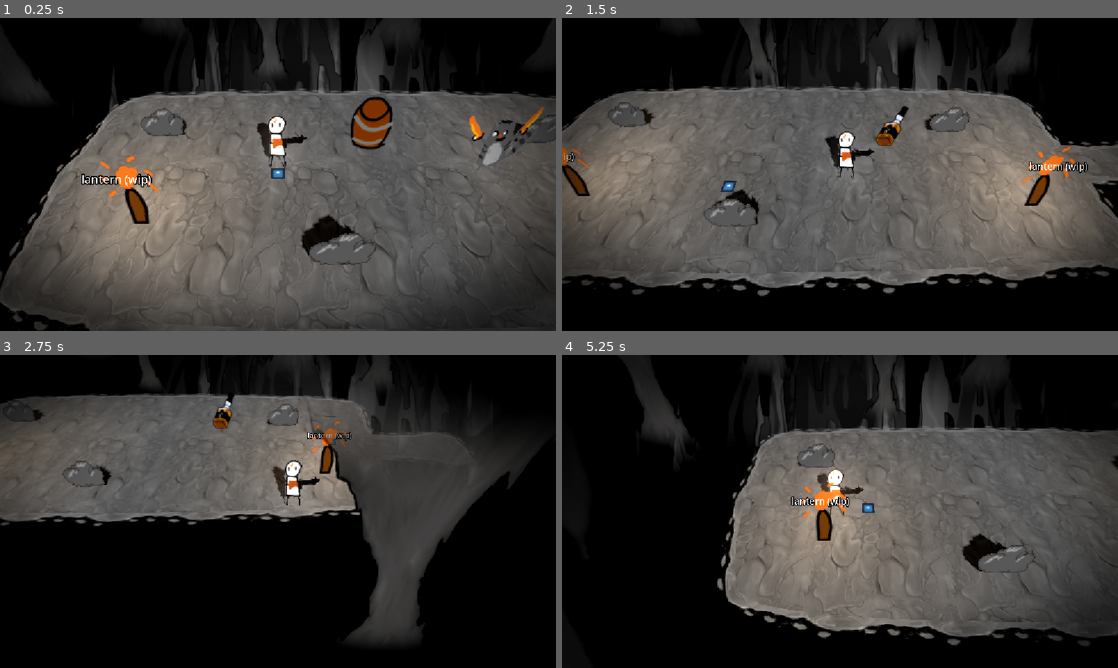
Above: before the commit, frames 1-4 (two rows, left to right).
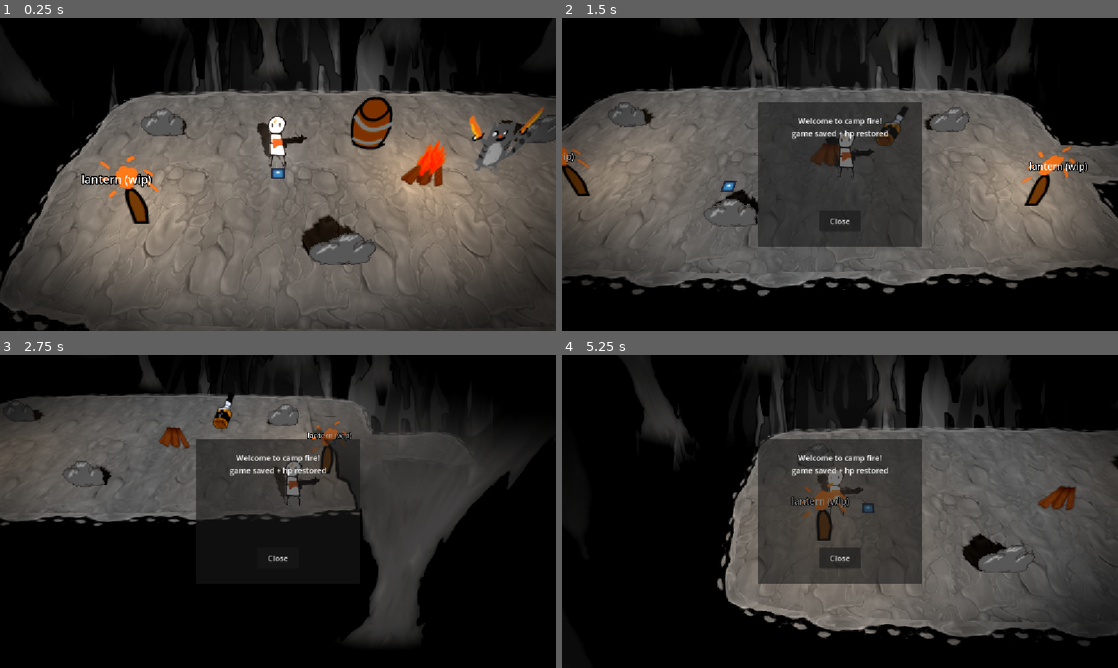
Above: after the commit, the same moments.

Repository: gmuGADIG/DEADSHOT
Game: Godot game, scene res://test_scenes/demo1/demo_a.tscn
Same seed, same stepped clock (60 frames per second), same inputs: the game is played once before the commit and once after it. This scene is started directly instead of the project's main scene. The engine's default icon, where the game draws it, is replaced by a stand-in: a white triangle on a blue panel in a dark square.
Inputs (mouse positions are in pixels of both pictures, inside the frame that each line leads up to):
- Up to frame 1 (0.25 s): no input
- Up to frame 2 (1.5 s): move the mouse to (962, 158) at 0.52 s; press the mouse at (962, 158) at 0.53 s; hold D (move_right) 0.53-1.28 s; tap E (interact) at 0.8, 1.35 s; move the mouse to (728, 190) at 1.27 s; release the mouse at (728, 190) at 1.28 s; hold S (move_down) from 1.28 s (still down)
- Up to frame 3 (2.75 s): click (166, 527) at 1.55 s; move the mouse to (333, 442) at 2.02 s; release S (move_down) at 2.03 s; press the mouse at (333, 442) at 2.03 s; hold D (move_right) from 2.03 s (still down); tap E (interact) at 2.3 s
- Up to frame 4 (5.25 s): move the mouse to (812, 574) at 2.77 s; release D (move_right) at 2.78 s; release the mouse at (812, 574) at 2.78 s; hold W (move_up) 2.78-3.53 s; tap E (interact) at 2.85 s; click (812, 574) at 3.05 s; move the mouse to (1006, 558) at 3.52 s; hold E (interact) 3.53-4.28 s; hold A (move_left) 3.53-5.03 s; tap Space (roll) at 3.6 s; move the mouse to (673, 464) at 4.27 s; right-click (673, 464) at 4.35 s; click (673, 464) at 4.55 s; move the mouse to (867, 511) at 5.02 s; press the mouse at (867, 511) at 5.03 s; hold S (move_down) from 5.03 s (still down)

The runs differ from the first frame. In frame 1, 11% of the frame differs, in the area x 58-92%, y 28-82%; in frame 2, 13%; in frame 3, 6.6%; in frame 4, 13%, in the area x 35-93%, y 26-74%.

Commit message:
Improved campfire visuals and menu

Diff:
--- /dev/null
+++ b/menu/campfire_menu/campfire_menu.gd
@@ -0,0 +1,10 @@
+class_name CampfireMenu
+extends Control
+
+static var instance: CampfireMenu
+
+func _init() -> void:
+	instance = self
+
+func _on_close_pressed() -> void:
+	queue_free()
--- a/menu/campfire_menu/campfire_menu.tscn
+++ b/menu/campfire_menu/campfire_menu.tscn
@@ -1,16 +1,58 @@
-[gd_scene format=3 uid="uid://bls8mp0x10le2"]
+[gd_scene load_steps=2 format=3 uid="uid://bls8mp0x10le2"]
+
+[ext_resource type="Script" uid="uid://diivajb5h6s00" path="res://menu/campfire_menu/campfire_menu.gd" id="1_w7cwq"]
 
 [node name="CampfireMenu" type="Control"]
 layout_mode = 3
-anchors_preset = 0
+anchors_preset = 15
+anchor_right = 1.0
+anchor_bottom = 1.0
+grow_horizontal = 2
+grow_vertical = 2
+script = ExtResource("1_w7cwq")
 
 [node name="Panel" type="Panel" parent="."]
-layout_mode = 0
-offset_right = 173.0
-offset_bottom = 40.0
+custom_minimum_size = Vector2(9.355, 7.23)
+layout_mode = 1
+anchors_preset = 8
+anchor_left = 0.5
+anchor_top = 0.5
+anchor_right = 0.5
+anchor_bottom = 0.5
+offset_left = -170.0
+offset_top = -149.99998
+offset_right = 170.0
+offset_bottom = 150.0
+grow_horizontal = 2
+grow_vertical = 2
 
 [node name="Label" type="Label" parent="Panel"]
-layout_mode = 0
-offset_right = 169.0
-offset_bottom = 23.0
-text = "Welcome to camp fire"
+layout_mode = 1
+anchors_preset = 5
+anchor_left = 0.5
+anchor_right = 0.5
+offset_left = -84.5
+offset_top = 26.999985
+offset_right = 84.5
+offset_bottom = 49.999985
+grow_horizontal = 2
+text = "Welcome to camp fire!
+game saved + hp restored"
+horizontal_alignment = 1
+
+[node name="Close" type="Button" parent="Panel"]
+layout_mode = 1
+anchors_preset = 7
+anchor_left = 0.5
+anchor_top = 1.0
+anchor_right = 0.5
+anchor_bottom = 1.0
+offset_left = -43.0
+offset_top = -75.0
+offset_right = 43.0
+offset_bottom = -32.0
+grow_horizontal = 2
+grow_vertical = 0
+text = "Close"
+
+[connection signal="pressed" from="Panel/Close" to="." method="_on_close_pressed"]
--- a/systems/interaction/Interactable.tscn
+++ /dev/null
@@ -1,13 +0,0 @@
-[gd_scene load_steps=3 format=3 uid="uid://3q1vp7v05vlp"]
-
-[ext_resource type="Script" uid="uid://bk20kngis5pvk" path="res://systems/interaction/interactable.gd" id="1_xf0bd"]
-
-[sub_resource type="CylinderShape3D" id="CylinderShape3D_xbhj0"]
-
-[node name="Interactable" type="Area3D"]
-collision_layer = 4
-collision_mask = 0
-script = ExtResource("1_xf0bd")
-
-[node name="CollisionShape3D" type="CollisionShape3D" parent="."]
-shape = SubResource("CylinderShape3D_xbhj0")
--- a/systems/interaction/Interactor.tscn
+++ /dev/null
@@ -1,14 +0,0 @@
-[gd_scene load_steps=3 format=3 uid="uid://dikovob442lxv"]
-
-[ext_resource type="Script" uid="uid://cwjxwkxciij4o" path="res://systems/interaction/interactor.gd" id="1_3wvjw"]
-
-[sub_resource type="CylinderShape3D" id="CylinderShape3D_smnib"]
-radius = 1.0
-
-[node name="Interactor" type="Area3D"]
-collision_layer = 0
-collision_mask = 2
-script = ExtResource("1_3wvjw")
-
-[node name="CollisionShape3D" type="CollisionShape3D" parent="."]
-shape = SubResource("CylinderShape3D_smnib")
--- a/test_scenes/demo1/demo_a.tscn
+++ b/test_scenes/demo1/demo_a.tscn
@@ -9,6 +9,7 @@
 [ext_resource type="Texture2D" uid="uid://48dfxh6s6pk2" path="res://world/backgrounds/cavern_bg.png" id="8_6otf1"]
 [ext_resource type="PackedScene" uid="uid://dtqb8q8qomq31" path="res://world/pickups/corrupt_heart/blood_particles/blood_burst.tscn" id="8_v2m6r"]
 [ext_resource type="PackedScene" uid="uid://c8a3ul47e6b2y" path="res://world/interactables/cover/cover_boulder.tscn" id="11_lw5uw"]
+[ext_resource type="PackedScene" uid="uid://dwsraqi3f8a1l" path="res://world/interactables/campfire/campfire.tscn" id="11_shw0w"]
 [ext_resource type="PackedScene" uid="uid://crroyl2puavcb" path="res://world/decoration/floor_lantern/floor_lantern.tscn" id="12_shw0w"]
 
 [sub_resource type="NavigationMesh" id="NavigationMesh_hxoc3"]
@@ -102,3 +103,6 @@
 
 [node name="FloorLantern2" parent="." index="16" instance=ExtResource("12_shw0w")]
 transform = Transform3D(1, 0, 0, 0, 1, 0, 0, 0, 1, -4.5376377, 4.7683716e-07, 2.0982232)
+
+[node name="Campfire" parent="." index="18" instance=ExtResource("11_shw0w")]
+transform = Transform3D(1, 0, 0, 0, 1, 0, 0, 0, 1, 5.28934, 0, 0.9363847)
--- a/world/interactables/campfire/campfire.gd
+++ b/world/interactables/campfire/campfire.gd
@@ -1,32 +1,32 @@
 extends Interactable
 
-@export var health_component : Health #Might be irrelevant?
-@onready var max_health: int = Player.instance.health_component.max_health #Gets the max health index from player
-static var usedList: Array = [] #Global array of all lit campfires
-var extinguish: bool = false #Boolean if campfire is interacted with
+static var used_list: Array = [] ## Global array of all lit campfires
+var extinguish: bool = false ## Boolean if campfire is interacted with
+
 func _ready() -> void:
-	$CampfireMenu.hide()#Hides menu, control node
+	if(used_list.has(get_path())): # Checks if campfire is in global array
+		extinguish = true # Extinguishes campfire
 
-	if(usedList.has(get_path())): #Checks if campfire is in global array
-		extinguish = true; #Extinguishes campfire
-
-	if(extinguish): #Checks if campfire is extinguished, see above
-		$campfireSprite.play('extinguished')
+	if(extinguish): # Checks if campfire is extinguished, see above
+		%Sprite.play('extinguished')
 	else:
-		$campfireSprite.play('lit')
+		%Sprite.play('lit')
 
 func interact()->void:
+	if CampfireMenu.instance != null:
+		return # menu's already open; ignore
 
-	extinguish = true #Campfire has been interacted with
-	if not usedList: #If this is a new campifre will add to array
-		usedList.append(get_path())
-	$CampfireMenu.visible = not $CampfireMenu.visible
-	if(extinguish):
-		$campfireSprite.play('extinguished')
-	else:
-		$campfireSprite.play('lit')
+	if not extinguish:
+		# save game and heal player to max hp
+		Save.save_game()
+		Player.instance.health_component.heal(Player.instance.health_component.max_health)
 
+		# extinguish campfire
+		extinguish = true
+		used_list.append(get_path())
+		%Sprite.play('extinguished')
+		%Light.visible = false
 
-
-	Save.save_game()#Self Explanatory
-	Player.instance.health_component.heal(max_health)#Calls the player's health component and heals
+	# open campfire menu
+	var menu := preload("res://menu/campfire_menu/campfire_menu.tscn").instantiate()
+	add_child(menu)
--- a/world/interactables/campfire/campfire.tscn
+++ b/world/interactables/campfire/campfire.tscn
@@ -1,10 +1,12 @@
-[gd_scene load_steps=11 format=3 uid="uid://dwsraqi3f8a1l"]
+[gd_scene load_steps=10 format=3 uid="uid://dwsraqi3f8a1l"]
 
-[ext_resource type="PackedScene" uid="uid://3q1vp7v05vlp" path="res://systems/interaction/Interactable.tscn" id="1_1666o"]
 [ext_resource type="Script" uid="uid://bn6avupkkqnrl" path="res://world/interactables/campfire/campfire.gd" id="2_lvvka"]
 [ext_resource type="Texture2D" uid="uid://lxwrp6g5j1m2" path="res://world/interactables/campfire/DeadshotCamfire.png" id="3_35fmf"]
 [ext_resource type="Texture2D" uid="uid://btid4xpsasn3e" path="res://world/interactables/campfire/campfireOut.png" id="3_wx3c2"]
-[ext_resource type="PackedScene" uid="uid://bls8mp0x10le2" path="res://menu/campfire_menu/campfire_menu.tscn" id="4_35fmf"]
+
+[sub_resource type="CylinderShape3D" id="CylinderShape3D_35fmf"]
+height = 1.1269531
+radius = 1.6875
 
 [sub_resource type="AtlasTexture" id="AtlasTexture_wx3c2"]
 atlas = ExtResource("3_35fmf")
@@ -50,11 +52,25 @@
 "speed": 5.0
 }]
 
-[node name="Campfire" instance=ExtResource("1_1666o")]
+[node name="Campfire" type="Area3D"]
+collision_layer = 4
+collision_mask = 0
 script = ExtResource("2_lvvka")
 
-[node name="campfireSprite" type="AnimatedSprite3D" parent="." index="1"]
+[node name="CollisionShape3D" type="CollisionShape3D" parent="."]
+transform = Transform3D(1, 0, 0, 0, 1, 0, 0, 0, 1, 0, 0.58614206, 0)
+shape = SubResource("CylinderShape3D_35fmf")
+
+[node name="Sprite" type="AnimatedSprite3D" parent="."]
+unique_name_in_owner = true
+transform = Transform3D(1, 0, 0, 0, 0.8660254, 0.5, 0, -0.5, 0.8660254, 0, 0.7802601, 0)
+pixel_size = 0.005
 sprite_frames = SubResource("SpriteFrames_v1xqc")
 animation = &"extinguished"
 
-[node name="CampfireMenu" parent="." index="2" instance=ExtResource("4_35fmf")]
+[node name="Light" type="OmniLight3D" parent="."]
+unique_name_in_owner = true
+transform = Transform3D(1, 0, 0, 0, 1, 0, 0, 0, 1, 0, 1.2160945, 0)
+light_color = Color(1, 0.79466665, 0.56, 1)
+light_energy = 2.0
+omni_range = 15.0
Not shown, added: menu/campfire_menu/campfire_menu.gd.uid
Not shown: 1 places in test_scenes/demo1/demo_a.tscn that only renumber resources
